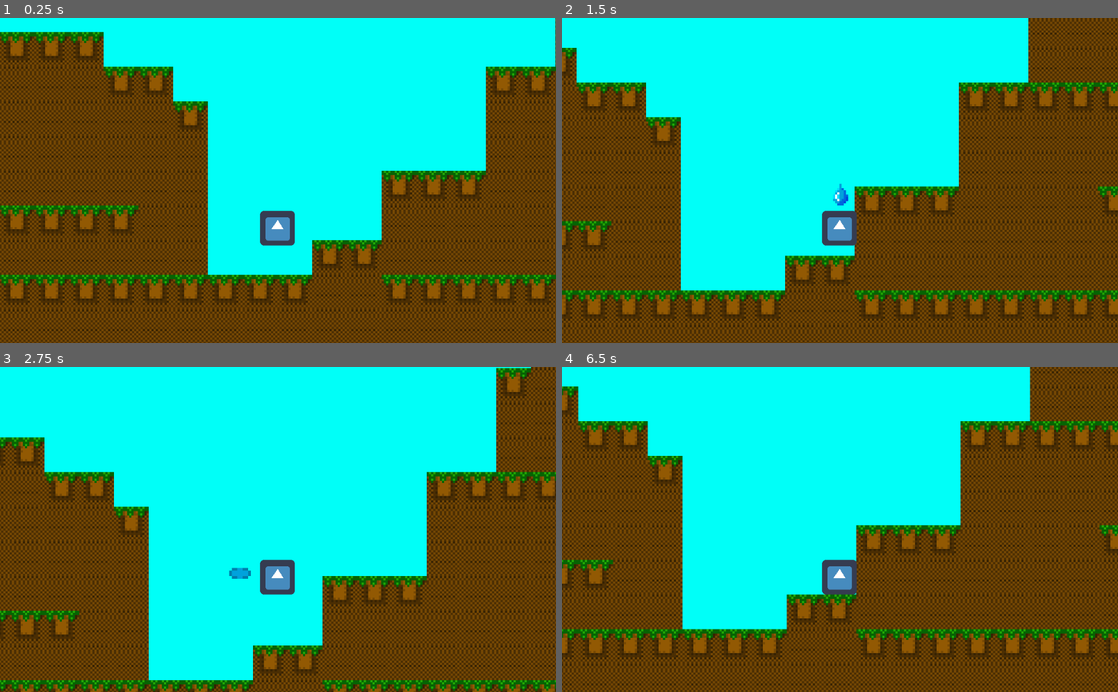
Above: before the commit, frames 1-4 (two rows, left to right).
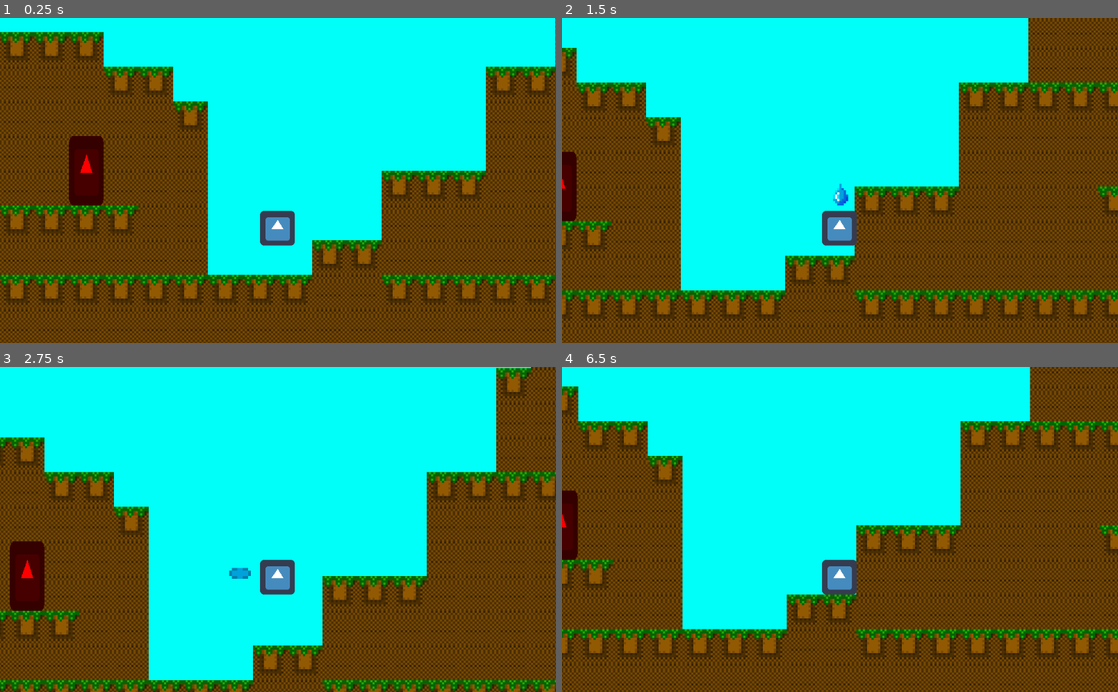
Above: after the commit, the same moments.

Repository: iloveusername/CodeOrCreateNerdsGame
Game: Godot game, scene res://Scenes/Test Scene.tscn
Two runs of this game, one before a commit and one after it. Both use one fixed random seed, a clock stepped at 60 frames per second and the inputs below. The engine's default icon, where the game draws it, is replaced by a stand-in: a white triangle on a blue panel in a dark square.
Inputs (mouse positions are in pixels of both pictures, inside the frame that each line leads up to):
- Up to frame 1 (0.25 s): no input
- Up to frame 2 (1.5 s): move the mouse to (962, 164) at 0.52 s; press the mouse at (962, 164) at 0.53 s; hold Right (ui_right) from 0.53 s (still down); tap Space (ui_select) at 0.77 s; move the mouse to (728, 196) at 1.27 s; release the mouse at (728, 196) at 1.28 s; click (728, 196) at 1.35 s
- Up to frame 3 (2.75 s): tap Space (ui_select) at 1.52 s; move the mouse to (333, 458) at 2.02 s; release Right (ui_right) at 2.03 s; press the mouse at (333, 458) at 2.03 s; hold Left (ui_left) from 2.03 s (still down)
- Up to frame 4 (6.5 s): move the mouse to (812, 594) at 2.77 s; release Left (ui_left) at 2.78 s; release the mouse at (812, 594) at 2.78 s; hold Right (ui_right) 2.78-4.28 s; click (812, 594) at 2.85 s; tap Space (ui_select) at 3.02, 3.77, 4.52, 6.02 s; move the mouse to (1006, 578) at 3.52 s; press the mouse at (1006, 578) at 3.53 s; move the mouse to (673, 480) at 4.27 s; release the mouse at (673, 480) at 4.28 s; hold Left (ui_left) 4.28-5.03 s; click (673, 480) at 4.35 s; move the mouse to (867, 529) at 5.02 s; press the mouse at (867, 529) at 5.03 s; hold Right (ui_right) 5.03-5.78 s; move the mouse to (756, 448) at 5.77 s; release the mouse at (756, 448) at 5.78 s; hold Left (ui_left) from 5.78 s (still down); click (756, 448) at 5.85 s

The runs differ from the first frame. In frame 1, 1.3% of the frame differs, in the area x 12-19%, y 36-58%; in frame 2, 0.6%; in frame 3, 1.3%; in frame 4, 0.6%.

Commit message:
Enemy Work

Diff:
--- /dev/null
+++ b/Scenes/Enemy.gd
@@ -0,0 +1,9 @@
+extends KinematicBody2D
+
+var motion = Vector2()
+
+
+func _physics_process(delta):
+	var Player = get_parent().get_node("Player")
+
+	move_and_collide(motion)
--- /dev/null
+++ b/Scenes/EnemyFire.tscn
@@ -0,0 +1,28 @@
+[gd_scene load_steps=5 format=2]
+
+[ext_resource path="res://Sprites/icon.png" type="Texture" id=1]
+[ext_resource path="res://Scenes/Enemy.gd" type="Script" id=2]
+
+[sub_resource type="RectangleShape2D" id=1]
+extents = Vector2( 32, 64 )
+
+[sub_resource type="RectangleShape2D" id=2]
+extents = Vector2( 40, 64 )
+
+[node name="EnemyFire" type="KinematicBody2D"]
+script = ExtResource( 2 )
+
+[node name="CollisionShape2D" type="CollisionShape2D" parent="."]
+visible = false
+shape = SubResource( 1 )
+
+[node name="Sprite" type="Sprite" parent="."]
+modulate = Color( 1, 0, 0, 1 )
+scale = Vector2( 1, 2 )
+texture = ExtResource( 1 )
+
+[node name="Area2D" type="Area2D" parent="."]
+
+[node name="CollisionShape2D" type="CollisionShape2D" parent="Area2D"]
+visible = false
+shape = SubResource( 2 )
--- a/Scenes/Test Scene.tscn
+++ b/Scenes/Test Scene.tscn
@@ -1,8 +1,9 @@
-[gd_scene load_steps=6 format=2]
+[gd_scene load_steps=7 format=2]
 
 [ext_resource path="res://Scenes/Player.tscn" type="PackedScene" id=1]
 [ext_resource path="res://Textures/Grass.png" type="Texture" id=2]
 [ext_resource path="res://Textures/MiddleGround.png" type="Texture" id=3]
+[ext_resource path="res://Scenes/EnemyFire.tscn" type="PackedScene" id=4]
 
 [sub_resource type="ConvexPolygonShape2D" id=1]
 points = PoolVector2Array( 0, 0, 16, 0, 16, 16, 0, 16 )
@@ -56,3 +57,7 @@
 cell_size = Vector2( 16, 16 )
 format = 1
 tile_data = PoolIntArray( -393198, 0, 0, -393197, 0, 0, -393196, 0, 0, -327663, 0, 0, -327662, 1, 0, -327661, 1, 0, -32 …(7120 unchanged characters)…
+
+[node name="EnemyFire" parent="." instance=ExtResource( 4 )]
+position = Vector2( 80, 64 )
+scale = Vector2( 0.5, 0.5 )
